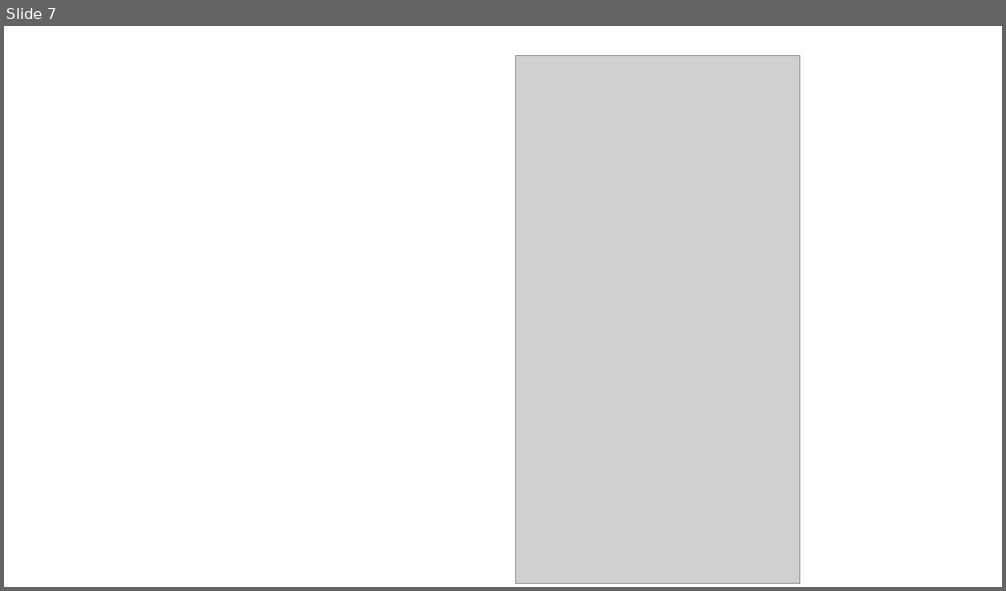
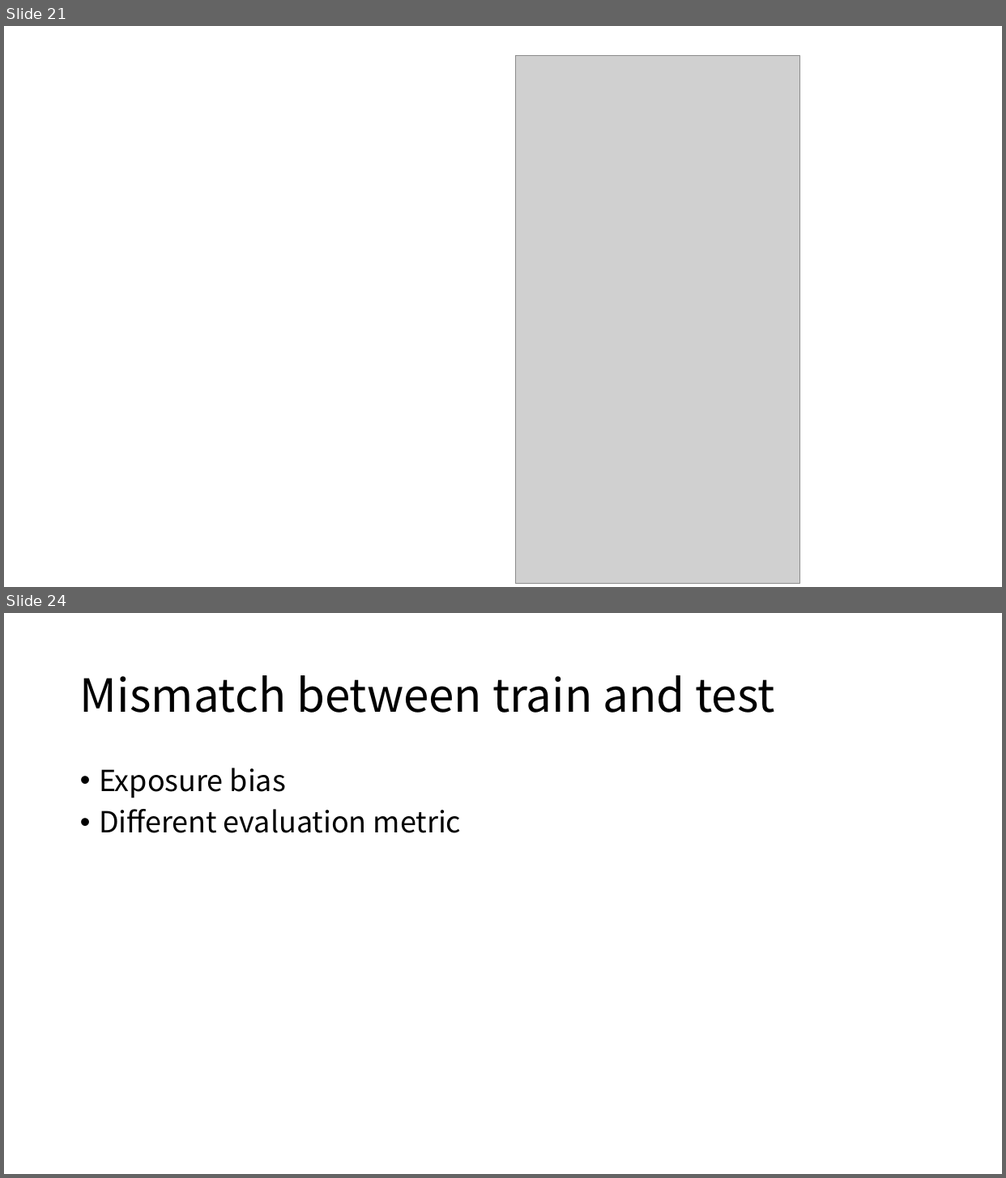
Before and after one commit to xhsun1997/MWP, a slide deck: ppt/mwp.pptx. Shown one above the other, each under a label of ours: slide 7 before the commit, slides 21 and 24 after it; the slides between them are not shown. The pictures are 1006x591 and 1006x1178 pixels, drawn with LibreOffice and Linux fonts; fonts in the diff are those of the drawing; grey boxes stand for pictures. Boxes give left, top, right and bottom in pixels: in the first picture for what was removed or moved away, otherwise in the second. Text is boxed around its words. In the diff, an @@ line names an element or a change of style, - is before the commit and + after.

```diff
--- a/ppt/mwp.pptx
+++ b/ppt/mwp.pptx
@@ slide 24 added at bbox=[4, 613, 1002, 1174], background #FFFFFF @@
@@ title added at bbox=[80, 675, 774, 713], 44 pt, text #000000 @@
+Mismatch between train and test
@@ text added at bbox=[99, 768, 461, 833], 28 pt, text #000000 @@
+• Exposure bias
+• Different evaluation metric
@@ what was slide 7 is now slide 21 @@
```
Also in this commit, not shown: 1 slide changed, 23 other slides added, 1 slide removed, 5 other files.
